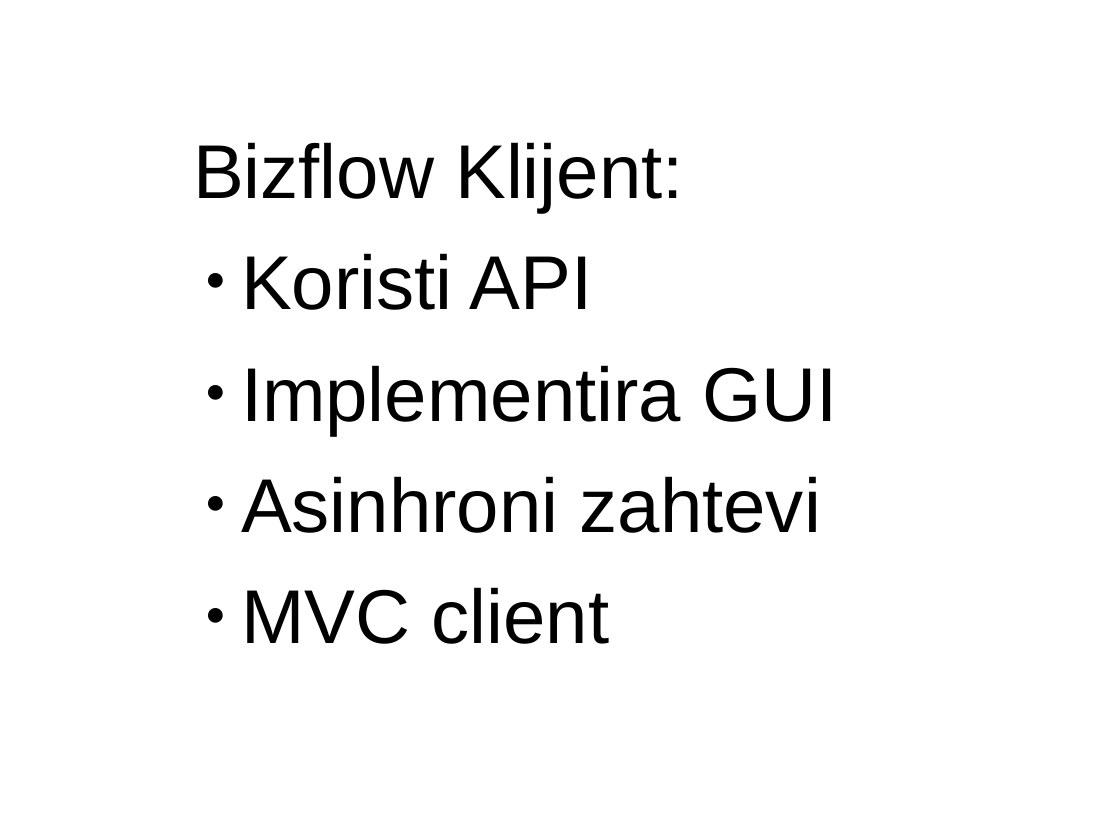
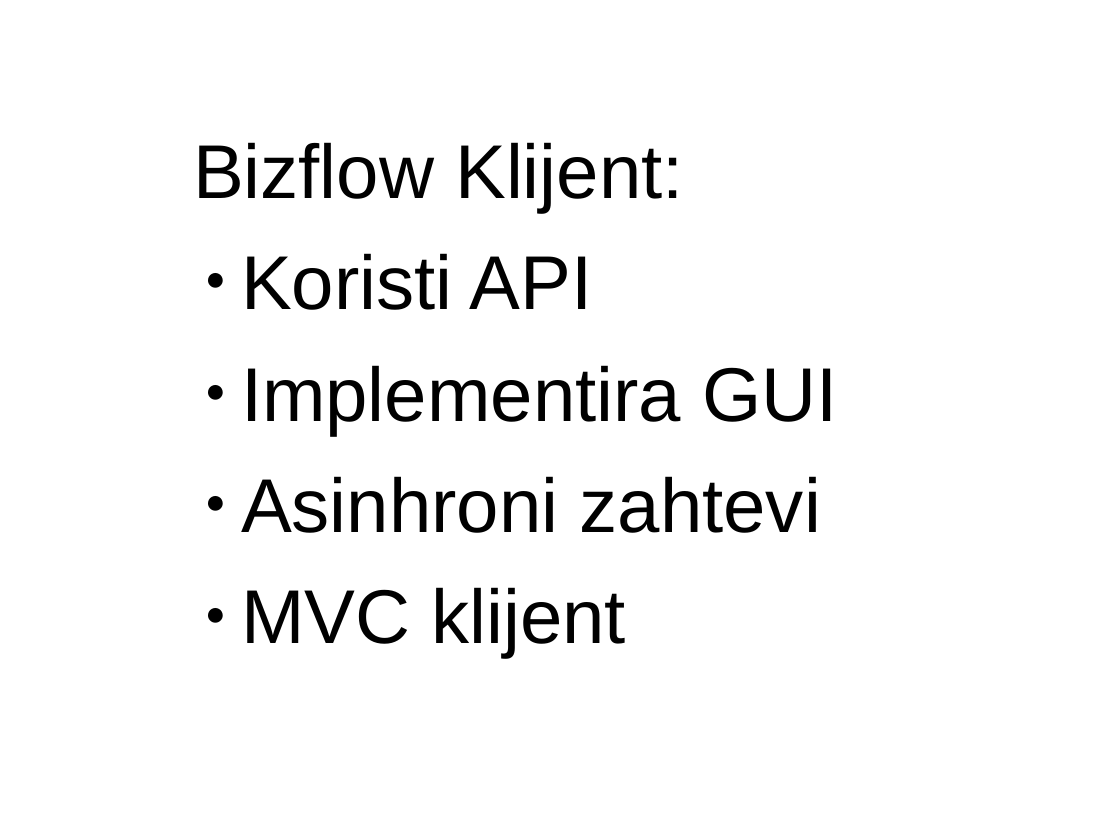
Before and after one commit to sljuka/bizflow, a slide deck: slide 21 of text/prezentacija.odp. Drawn at 1120x840 pixels with LibreOffice and Linux fonts; fonts in the diff are those of the drawing. Boxes give left, top, right and bottom in pixels: in the first picture for what was removed or moved away, otherwise in the second. Text is boxed around its words. In the diff, an @@ line names an element or a change of style, - is before the commit and + after.

Commit message:
presentation update

```diff
--- a/text/prezentacija.odp
+++ b/text/prezentacija.odp
@@ text at (241, 587, 626, 658): text changed @@
-● MVC client
+● MVC klijent
```
